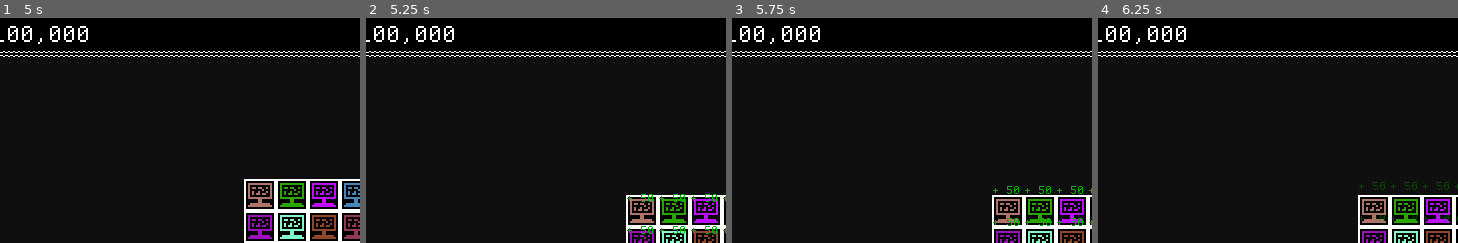
Above: before the commit, frames 1-4 (left to right).
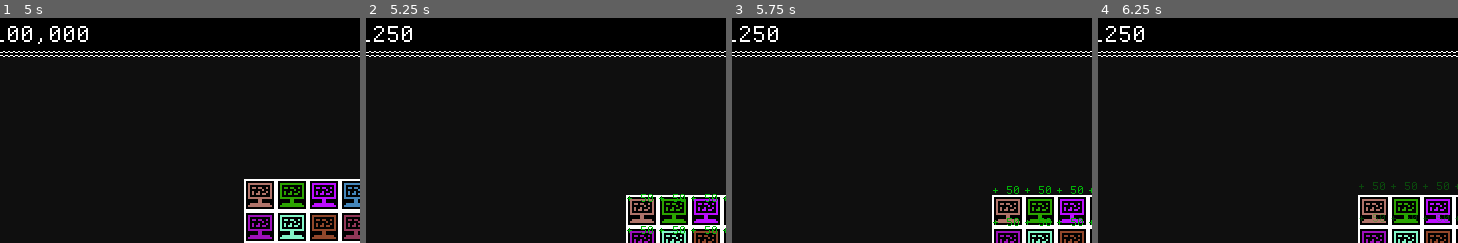
Above: after the commit, the same moments.

Repository: GemDust0/TooBigToFail
Game: Godot game, scene res://Scenes/CorporateSim.tscn
The game is run twice, just before and just after one commit, with the same random seed, the same clock (stepped at 60 frames per second) and the same inputs. This scene is started directly instead of the project's main scene.
Inputs (mouse positions are % of the whole screen's width and height, from its top left):
- Up to frame 1 (5 s): click "+++++" at 0.5 s; click "-----" at 1.25 s; click "+++++" at 2 s; click "-----" at 2.75 s; click "+++++" at 3.5 s; click "-----" at 4.25 s
- Up to frame 2 (5.25 s): tap Enter (enter) at 5 s; move the mouse to (72, 45) at 5.02 s; hold Enter (enter) from 5.03 s (still down); click (72, 45) at 5.17 s
- Up to frame 3 (5.75 s): keep holding Enter (enter)
- Up to frame 4 (6.25 s): move the mouse to (30, 55) at 5.77 s; release Enter (enter) at 5.78 s; click (30, 55) at 5.85 s
The pictures show only the part of the screen within x 5-55%, y 1-51%; the shares and areas given below are measured in that part.

Frame 1 is identical in both runs. In frame 2, 0.6% of the frame differs, in the area x 2-25%, y 3-12%; in frame 3, 0.6%; in frame 4, 0.6%.

Commit message:
Money production changes money amount

Diff:
--- a/Scenes/CorporateSim.tscn
+++ b/Scenes/CorporateSim.tscn
@@ -81,5 +81,6 @@
 offset_bottom = 416.0
 text = "-----"
 
+[connection signal="money_produced" from="PanelContainer/EmployeeGrid" to="." method="add_money"]
 [connection signal="pressed" from="Button" to="." method="_on_button_pressed"]
 [connection signal="pressed" from="Button2" to="." method="_on_button_2_pressed"]
--- a/Scripts/CorporateSim.gd
+++ b/Scripts/CorporateSim.gd
@@ -18,3 +18,6 @@
 
 func _on_button_2_pressed() -> void:
 	employeeGrid.decrease_grid_size(1)
+
+func add_money(amount: int) -> void:
+	money += amount
--- a/Scripts/Employee.gd
+++ b/Scripts/Employee.gd
@@ -53,4 +53,4 @@
 	production_tween.pause()
 	production_tween.finished.connect(production_text.hide)
 	get_tree().create_timer(0.8).timeout.connect(production_tween.play)
-	add_child(production_text)
+	add_sibling(production_text)
--- a/Scripts/EmployeeGrid.gd
+++ b/Scripts/EmployeeGrid.gd
@@ -1,4 +1,6 @@
 class_name EmployeeGrid extends GridContainer
+
+signal money_produced(amount: int)
 
 @export var employeeContainerScene: PackedScene
 var grid: Dictionary[Vector2i, EmployeeContainer]
@@ -84,4 +86,6 @@
 			highlighted_container = cursor_grid_pos
 
 func employee_production(employee: Employee) -> void:
-	employee.create_production_text(employee.production_value)
+	var production_worth: int = employee.production_value
+	money_produced.emit(production_worth)
+	employee.create_production_text(production_worth)
